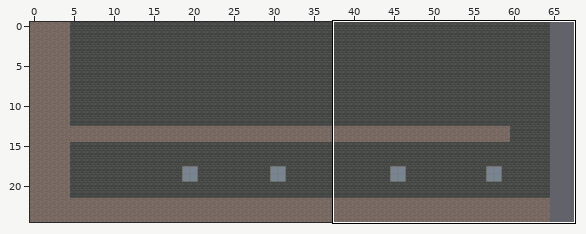
Tiled map: Tiled/Maps/2_Animal_pound/level_2_story.tmx. Above, an overview of the earlier version with the close-up marked.
Close-up. The starting point:
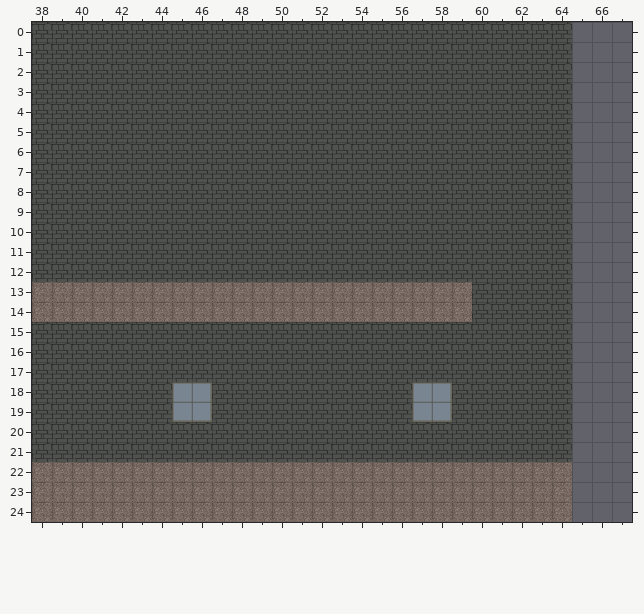
Cells are 128x128 px. Shown: x 38..67, y 0..24. The commit also changed other parts of the map, which this record leaves out.
After:
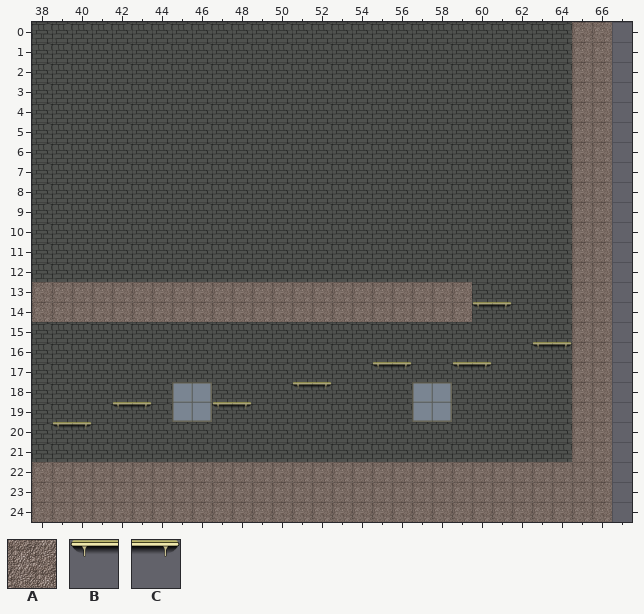
Key: from "tileset_animal_pound": A 0 "ground1", B 15 "shelf_1", C 16 "shelf_3".
_ is an empty cell.
Log entry: shelf implemented
Changes in this commit:
Layer "Platform":
y 0..13: x 65..66 __ -> AA
y 14: x 60..61 __ -> BC; x 65..66 __ -> AA
y 15: x 65..66 __ -> AA
y 16: x 63..66 ____ -> BCAA
y 17: x 55..56 __ -> BC; x 59..60 __ -> BC; x 65..66 __ -> AA
y 18: x 51..52 __ -> BC; x 65..66 __ -> AA
y 19: x 42..43 __ -> BC; x 47..48 __ -> BC; x 65..66 __ -> AA
y 20: x 39..40 __ -> BC; x 65..66 __ -> AA
y 21..24: x 65..66 __ -> AA
Boxes around the changes in both close-ups, in picture pixels (x1, y1, x2, y2):
added: (532, 22, 612, 522)
added: (472, 302, 512, 309)
added: (372, 362, 412, 369)
added: (452, 362, 492, 369)
added: (292, 382, 332, 389)
added: (112, 402, 152, 409)
added: (212, 402, 252, 409)
added: (52, 422, 92, 429)
